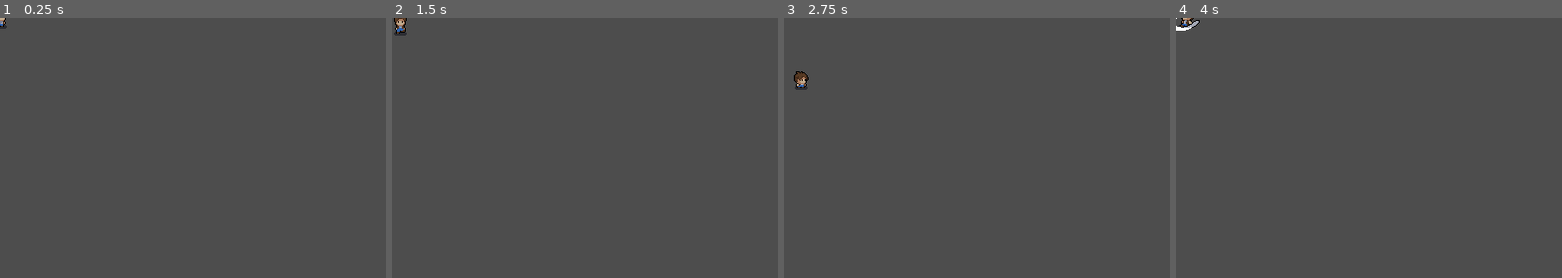
Above: before the commit, frames 1-4 (left to right).
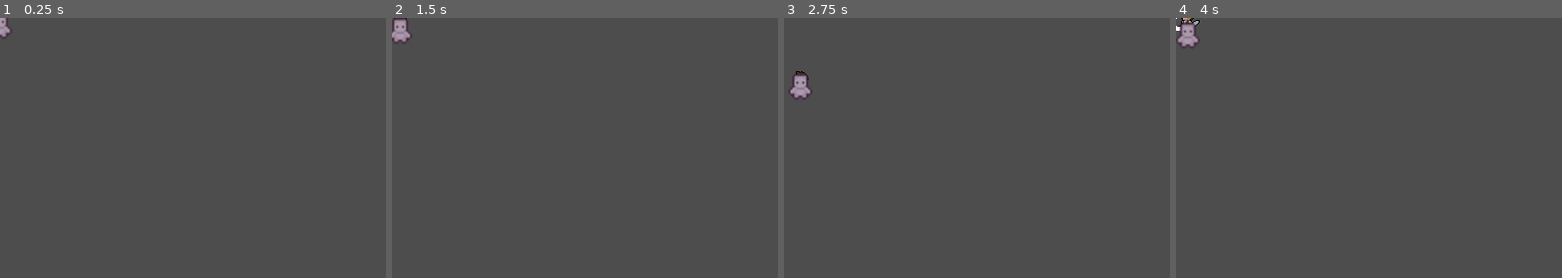
Above: after the commit, the same moments.

Repository: emyeatGrass/ConUhacksX
Game: Godot game, scene res://scenes/test_scene_1.tscn
Same seed, same stepped clock (60 frames per second), same inputs: the game is played once before the commit and once after it. This scene is started directly instead of the project's main scene.
Inputs:
- Up to frame 1 (0.25 s): no input
- Up to frame 2 (1.5 s): tap Enter at 0.5 s; hold Right (move_right) 0.53-1.28 s; tap Ctrl (attack) at 0.6 s; hold Down (move_down) from 1.28 s (still down); tap Space (shoot) at 1.35 s
- Up to frame 3 (2.75 s): release Down (move_down) at 2.03 s; hold Right (move_right) from 2.03 s (still down); tap Ctrl (attack) at 2.1 s
- Up to frame 4 (4 s): release Right (move_right) at 2.78 s; hold Up (move_up) 2.78-3.53 s; tap Space (shoot) at 2.85 s; hold Left (move_left) from 3.53 s (still down); tap Ctrl (attack) at 3.6 s
The pictures show only the part of the screen within x 0-50%, y 0-50%; the shares and areas given below are measured in that part.

The runs differ from the first frame. In frame 1, 0.1% of the frame differs, in the area x 0-4%, y 0-8%; in frame 2, 0.3%; in frame 3, 0.4%, in the area x 1-8%, y 21-32%; in frame 4, 0.4%.

Commit message:
fix collision crackhead

Diff:
--- a/lost-and-jammed/scenes/coin.tscn
+++ b/lost-and-jammed/scenes/coin.tscn
@@ -54,9 +54,7 @@
 radius = 9.0
 
 [node name="Coin" type="Area2D"]
-collision_layer = 1
-# Detect crackheads (their `collision_layer` is 8 in `crackhead.tscn`).
-collision_mask = 8
+collision_mask = 9
 script = ExtResource("1_s0mny")
 
 [node name="AnimatedSprite2D" type="AnimatedSprite2D" parent="."]
--- a/lost-and-jammed/scenes/crackhead.tscn
+++ b/lost-and-jammed/scenes/crackhead.tscn
@@ -122,5 +122,12 @@
 position = Vector2(0, 4.25)
 shape = SubResource("RectangleShape2D_t41bf")
 
+[node name="CoinHitbox" type="Area2D" parent="."]
+collision_layer = 8
+
+[node name="CollisionShape2D" type="CollisionShape2D" parent="CoinHitbox"]
+position = Vector2(0, 4.25)
+shape = SubResource("RectangleShape2D_t41bf")
+
 [node name="VisibleOnScreenNotifier2D" type="VisibleOnScreenNotifier2D" parent="."]
 rect = Rect2(-16, -16, 32, 32)
--- a/lost-and-jammed/scenes/test_scene_1.tscn
+++ b/lost-and-jammed/scenes/test_scene_1.tscn
@@ -1,10 +1,13 @@
-[gd_scene load_steps=3 format=3 uid="uid://dqtia5yubgmwd"]
+[gd_scene load_steps=4 format=3 uid="uid://dqtia5yubgmwd"]
 
 [ext_resource type="PackedScene" uid="uid://bc7h7p2w1qrxo" path="res://scenes/player.tscn" id="1_hd1c1"]
 [ext_resource type="PackedScene" uid="uid://di837qgcnqbmv" path="res://scenes/coin_pool.tscn" id="2_c7jcs"]
+[ext_resource type="PackedScene" uid="uid://dnryr48b02fs5" path="res://scenes/crackhead.tscn" id="3_c7jcs"]
 
-[node name="Node2D" type="Node2D"]
+[node name="World" type="Node2D"]
 
 [node name="Player" parent="." instance=ExtResource("1_hd1c1")]
 
 [node name="CoinPool" parent="." instance=ExtResource("2_c7jcs")]
+
+[node name="Crackhead" parent="." instance=ExtResource("3_c7jcs")]
